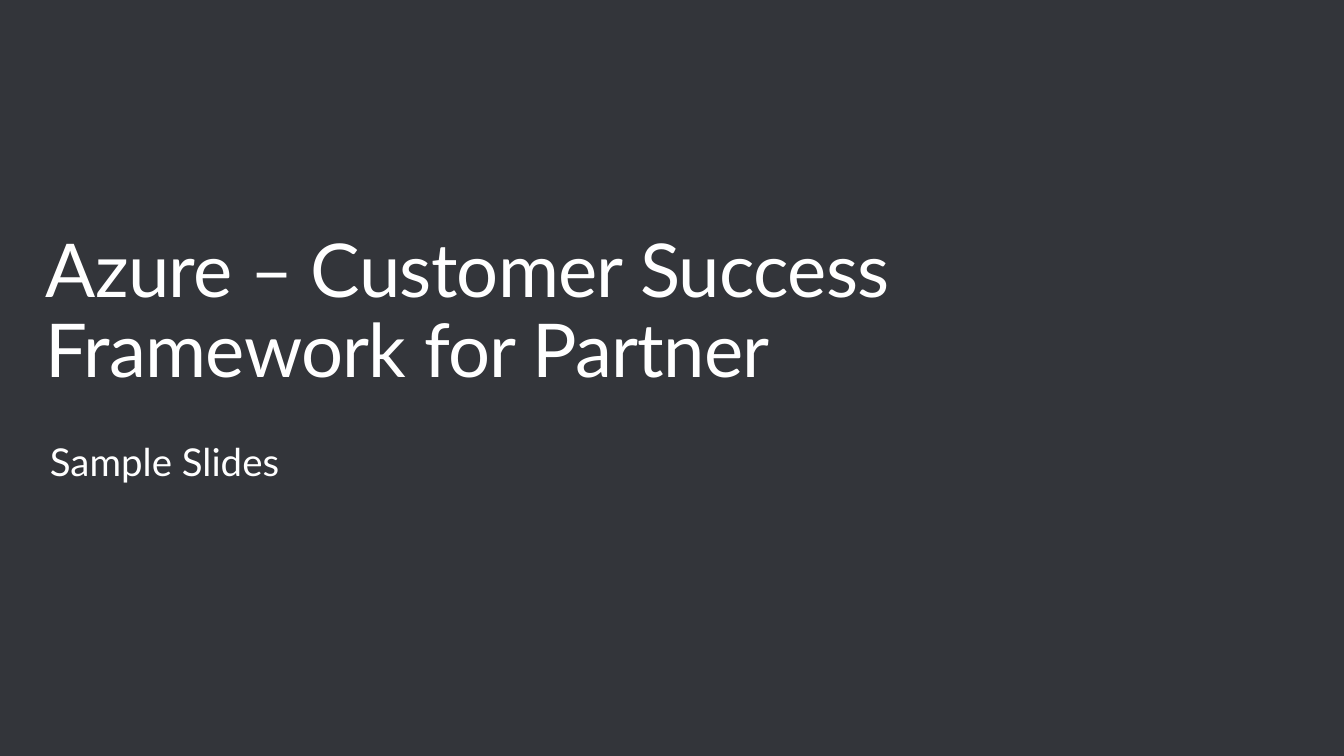
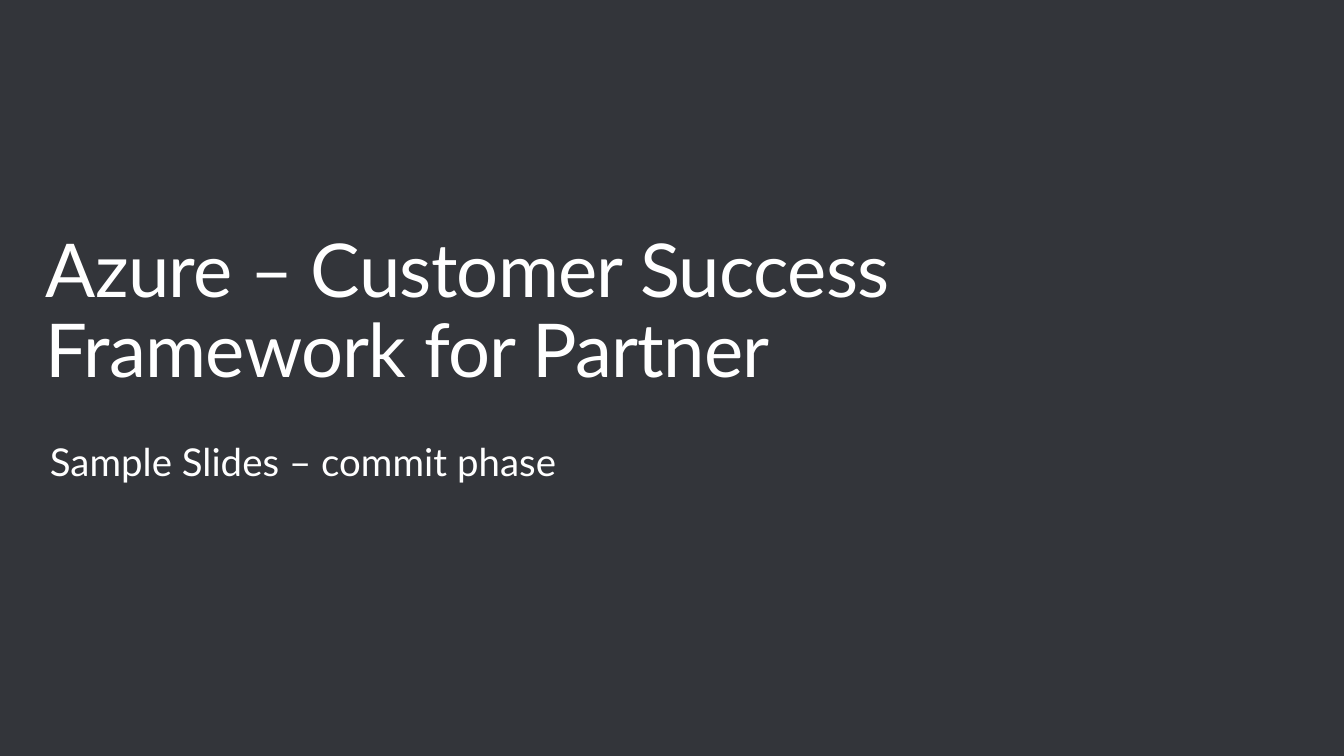
Before and after one commit to CSA-OCP-GER/azure-customer-success-framework-for-partner, a slide deck: slide 1 of 2_commit/commit-samples.pptx. Drawn at 1344x756 pixels with LibreOffice and Linux fonts; fonts in the diff are those of the drawing; background and template pictures are left out. Boxes give left, top, right and bottom in pixels: in the first picture for what was removed or moved away, otherwise in the second. Text is boxed around its words. In the diff, an @@ line names an element or a change of style, - is before the commit and + after.

```diff
--- a/2_commit/commit-samples.pptx
+++ b/2_commit/commit-samples.pptx
@@ text at [50,447,556,483]: text changed @@
-Sample Slides
+Sample Slides – commit phase
```
Also in this commit, not shown: 2 other files.
